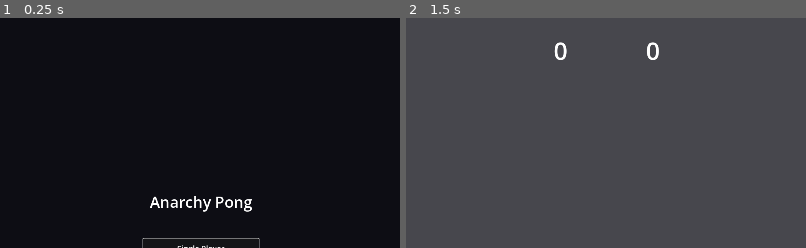
Above: before the commit, frames 1-2 (left to right).
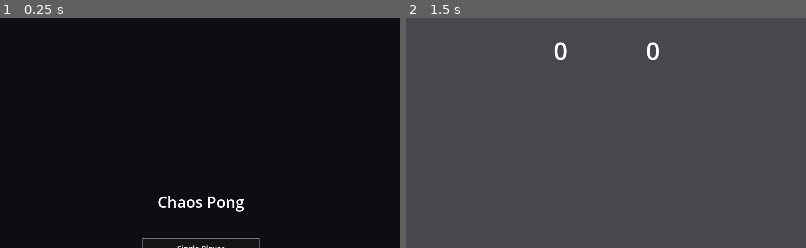
Above: after the commit, the same moments.

Repository: rbankhead/chaos-pong
Game: Godot game, scene res://scenes/menu.tscn
The game is run twice, just before and just after one commit, with the same random seed, the same clock (stepped at 60 frames per second) and the same inputs.
Inputs (mouse positions are % of the whole screen's width and height, from its top left):
- Up to frame 1 (0.25 s): no input
- Up to frame 2 (1.5 s): click "Single Player" at 0.5 s; move the mouse to (72, 45) at 1.27 s; hold W from 1.28 s (still down); click (72, 45) at 1.42 s
The pictures show only the part of the screen within x 25-75%, y 0-50%; the shares and areas given below are measured in that part.

The runs differ from the first frame. In frame 1, 0.8% of the frame differs, in the area x 37-63%, y 77-85%; in frame 2, nothing differs.

Commit message:
Rename the project from Anarchy Pong to Chaos Pong.
Co-Authored-By: Claude Sonnet 5 <noreply@anthropic.com>
Claude-Session: https://claude.ai/code/session_01PizAb2X1jqra4Un5GdMisC

Diff:
--- a/project.godot
+++ b/project.godot
@@ -10,7 +10,7 @@
 
 [application]
 
-config/name="Anarchy Pong"
+config/name="Chaos Pong"
 run/main_scene="res://scenes/menu.tscn"
 config/features=PackedStringArray("4.6", "GL Compatibility")
 
--- a/scenes/menu.tscn
+++ b/scenes/menu.tscn
@@ -33,7 +33,7 @@
 [node name="Title" type="Label" parent="Center"]
 layout_mode = 2
 theme_override_font_sizes/font_size = 40
-text = "Anarchy Pong"
+text = "Chaos Pong"
 horizontal_alignment = 1
 
 [node name="Spacer" type="Control" parent="Center"]
--- a/scenes/options.tscn
+++ b/scenes/options.tscn
@@ -39,7 +39,7 @@
 [node name="Note" type="Label" parent="Center"]
 layout_mode = 2
 theme_override_font_sizes/font_size = 16
-text = "Anarchy rules aren't wired up yet."
+text = "Chaos rules aren't wired up yet."
 horizontal_alignment = 1
 
 [node name="Spacer" type="Control" parent="Center"]
